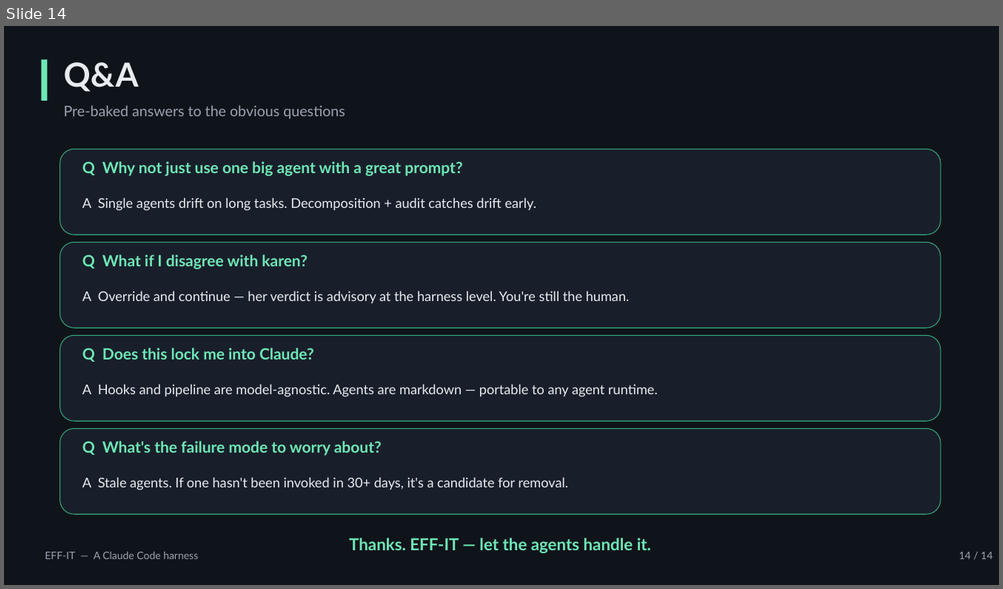
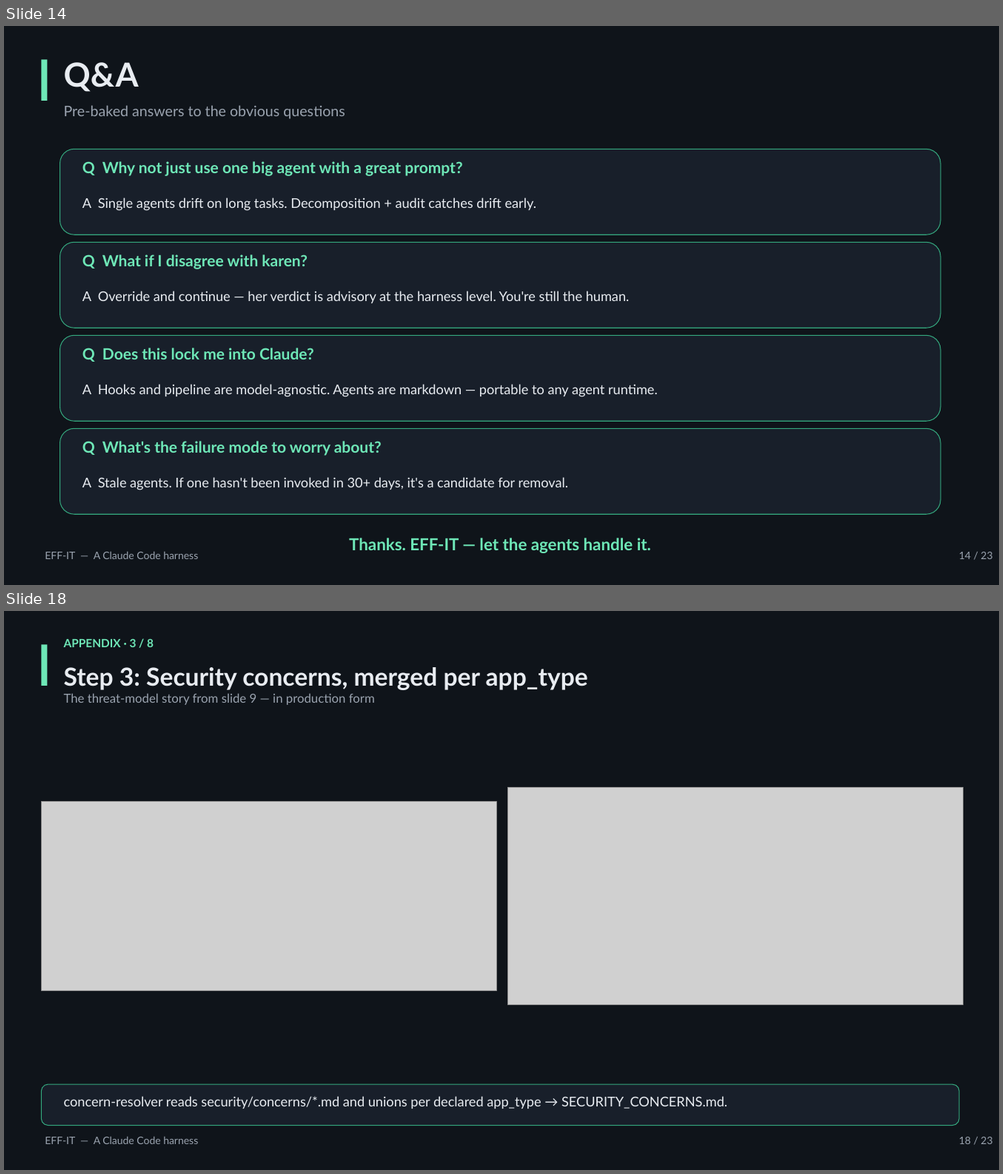
Before and after one commit to THISBROJJ/EFF-IT, a slide deck: docs/EFF-IT.pptx. Shown one above the other, each under a label of ours: slide 14 before the commit, slides 14 and 18 after it; the slides between them are not shown. The pictures are 1003x589 and 1003x1174 pixels, drawn with LibreOffice and Linux fonts; fonts in the diff are those of the drawing; grey boxes stand for pictures. Boxes give left, top, right and bottom in pixels: in the first picture for what was removed or moved away, otherwise in the second. Text is boxed around its words. In the diff, an @@ line names an element or a change of style, - is before the commit and + after.

Commit message:
docs: add case-study appendix to presentation deck
Nine new slides (one divider + eight case-study slides) walking the
30m 13s /run that built webhooksig — invocation, interrogation, spec,
security concerns, architecture, parallel coders + advisor, karen
triage, final scoreboard, and the JSONL audit trail.

build_deck.py gains prep_image() and find_screenshot() helpers that
downscale source PNGs from pptx_refs/ into docs/assets/case-study/ as
quality-85 JPEGs. Source filenames contain U+202F (narrow no-break
space) before AM, so lookup uses glob rather than literal path.

add_picture_fit() preserves aspect ratio and centers each shot inside
its bounding box. Final deck weighs ~1.4 MB.

```diff
--- a/docs/EFF-IT.pptx
+++ b/docs/EFF-IT.pptx
@@ slide 18 added at box(4, 611, 999, 1170), background #FFFFFF @@
@@ rectangle added at box(4, 611, 999, 1170), fill #0F141A @@
@@ rectangle added at box(41, 644, 47, 686), fill #6EE7B7 @@
@@ text added at box(64, 638, 153, 647), 11 pt, text #6EE7B7, bold @@
+APPENDIX · 3 / 8
@@ text added at box(64, 667, 588, 690), 24 pt, text #E8ECF1, bold @@
+Step 3: Security concerns, merged per app_type
@@ text added at box(64, 693, 375, 705), 12 pt, text #9AA3AF @@
+The threat-model story from slide 9 — in production form
@@ picture added at box(508, 788, 963, 1005) @@
@@ picture added at box(41, 802, 496, 991) @@
@@ rounded rectangle added at box(41, 1085, 959, 1126), fill #181F2A, outline #34A87E 0.75 pt @@
@@ text added at box(64, 1096, 727, 1109), 13 pt, text #E8ECF1 @@
+concern-resolver reads security/concerns/*.md and unions per declared app_type → SECURITY_CONCERNS.md.
@@ text added at box(45, 1136, 198, 1145), 10 pt, text #9AA3AF @@
+EFF-IT — A Claude Code harness
@@ text added at box(959, 1137, 992, 1145), 10 pt, text #9AA3AF @@
+18 / 23
@@ slide 14 changed as well @@
@@ text at box(959, 552, 992, 560): text changed @@
-14 / 14
+14 / 23
```
Also in this commit, not shown: 12 other slides changed, 8 other slides added, 14 other files.
